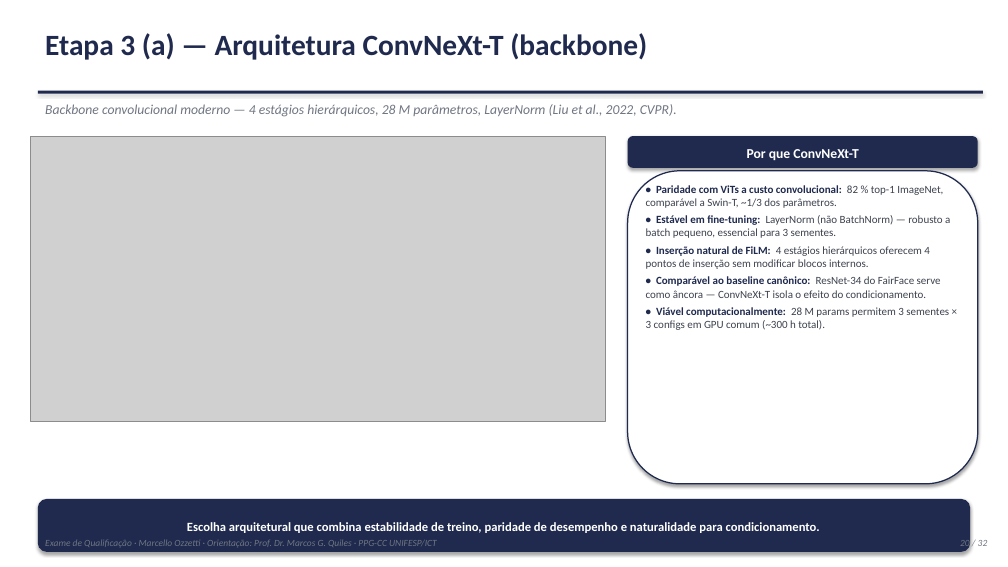
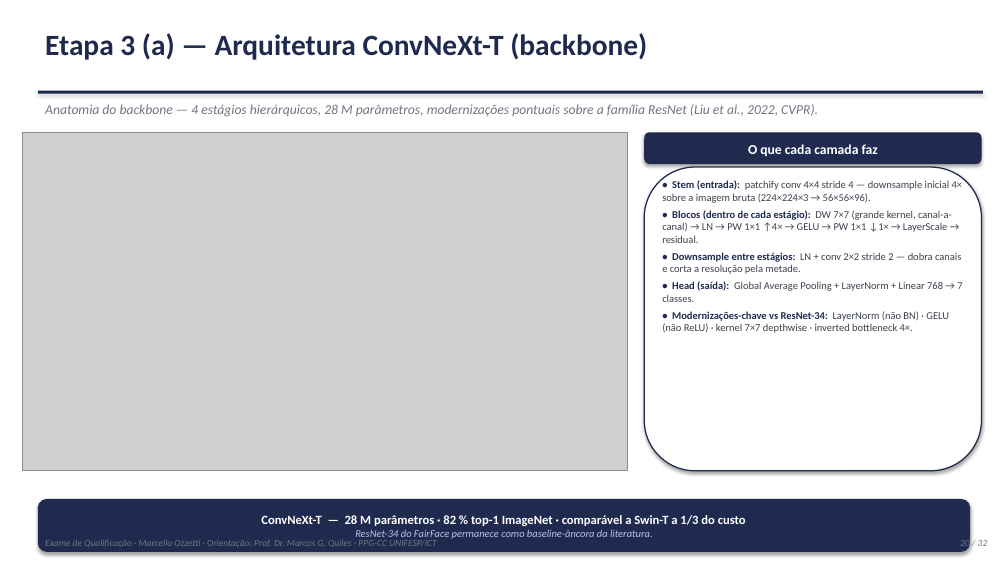
Before and after one commit to marcellozzetti/Facial-Recognition-Models-Mitigating-Bias, a slide deck: slide 20 of docs/ativo/material_qualificacao_2026-10-05.pptx. Drawn at 1008x567 pixels with LibreOffice and Linux fonts; fonts in the diff are those of the drawing; grey boxes stand for pictures. Boxes give left, top, right and bottom in pixels: in the first picture for what was removed or moved away, otherwise in the second. Text is boxed around its words. In the diff, an @@ line names an element or a change of style, - is before the commit and + after.

```diff
--- a/docs/ativo/material_qualificacao_2026-10-05.pptx
+++ b/docs/ativo/material_qualificacao_2026-10-05.pptx
@@ text at (45,104,818,117): text changed @@
-Backbone convolucional moderno — 4 estágios hierárquicos, 28 M parâmetros, LayerNorm (Liu et al., 2022, CVPR).
+Anatomia do backbone — 4 estágios hierárquicos, 28 M parâmetros, modernizações pontuais sobre a família ResNet (Liu et al., 2022, CVPR).
@@ picture: place and size @@
-picture at (30,136,605,422)
+picture at (23,132,628,471)
@@ rounded rectangle "O que cada camada faz": place and size @@
-rounded rectangle "O que cada camada faz" at (628,136,978,168)
+rounded rectangle "O que cada camada faz" at (644,132,982,164)
@@ text in rounded rectangle at (748,144,878,156): text changed @@
-Por que ConvNeXt-T
+O que cada camada faz
@@ rounded rectangle: place and size @@
-rounded rectangle at (628,171,978,484)
+rounded rectangle at (644,167,982,471)
@@ text at (662,180,963,333): text changed; size 10.5 to 10 pt @@
-• Paridade com ViTs a custo convolucional: 82 % top-1 ImageNet, comparável a Swin-T, ~1/3 dos parâmetros.
-• Estável em fine-tuning: LayerNorm (não BatchNorm) — robusto a batch pequeno, essencial para 3 sementes.
-• Inserção natural de FiLM: 4 estágios hierárquicos oferecem 4 pontos de inserção sem modificar blocos internos.
-• Comparável ao baseline canônico: ResNet-34 do FairFace serve como âncora — ConvNeXt-T isola o efeito do condicionamento.
-• Viável computacionalmente: 28 M params permitem 3 sementes × 3 configs em GPU comum (~300 h total).
+• Stem (entrada): patchify conv 4×4 stride 4 — downsample inicial 4× sobre a imagem bruta (224×224×3 → 56×56×96).
+• Blocos (dentro de cada estágio): DW 7×7 (grande kernel, canal-a-canal) → LN → PW 1×1 ↑4× → GELU → PW 1×1 ↓1× → LayerScale → residual.
+• Downsample entre estágios: LN + conv 2×2 stride 2 — dobra canais e corta a resolução pela metade.
+• Head (saída): Global Average Pooling + LayerNorm + Linear 768 → 7 classes.
+• Modernizações-chave vs ResNet-34: LayerNorm (não BN) · GELU (não ReLU) · kernel 7×7 depthwise · inverted bottleneck 4×.
@@ text in rounded rectangle at (261,515,746,541): text changed @@
-Escolha arquitetural que combina estabilidade de treino, paridade de desempenho e naturalidade para condicionamento.
+ConvNeXt-T — 28 M parâmetros · 82 % top-1 ImageNet · comparável a Swin-T a 1/3 do custo
+ResNet-34 do FairFace permanece como baseline-âncora da literatura.
```
Also in this commit, not shown: 1 other slide changed, 4 other files.
